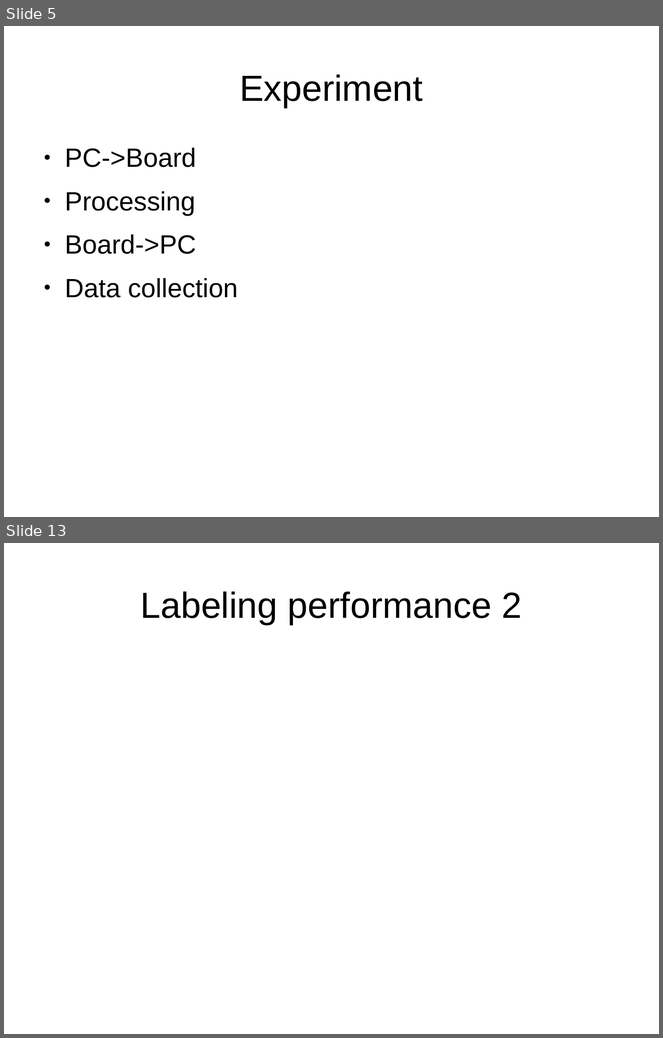
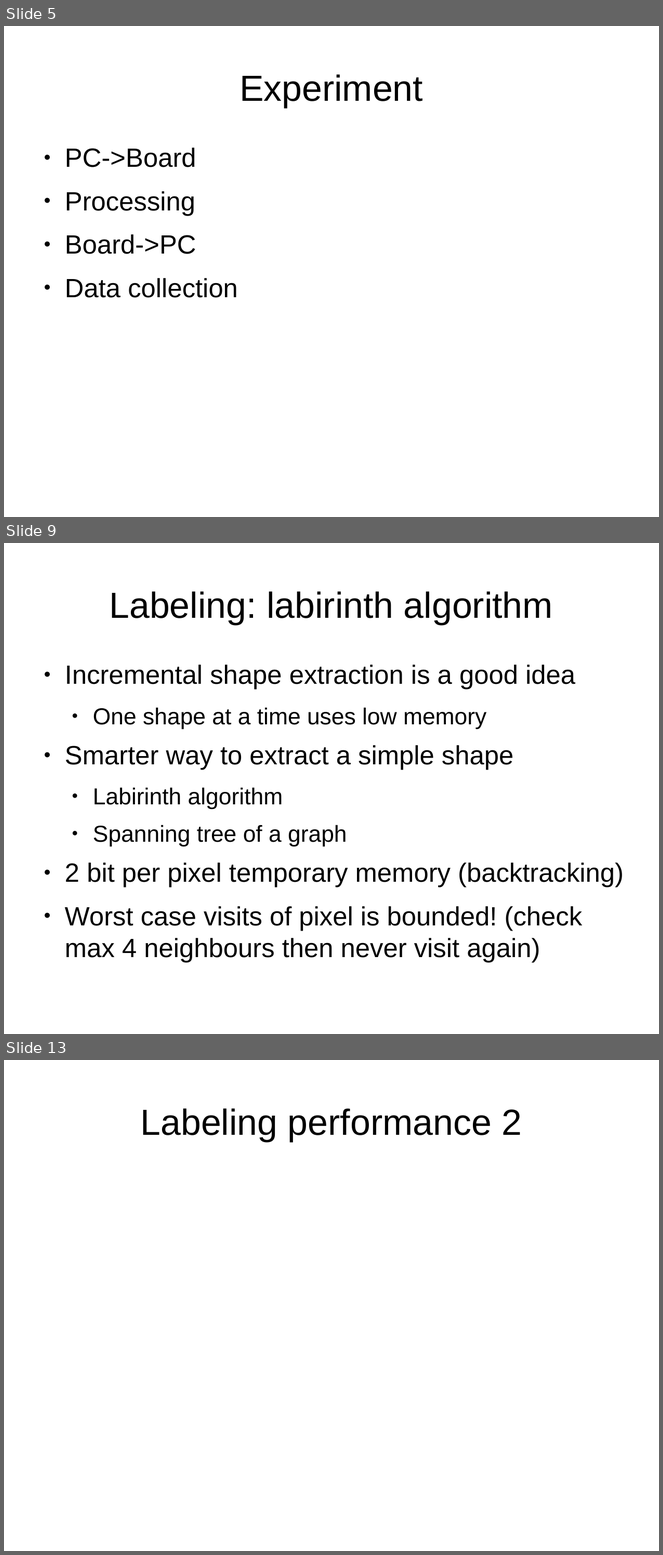
Before and after one commit to 0Chuzz/SNproject, a slide deck: slides.odp. Shown one above the other, each under a label of ours: slides 5 and 13 before the commit, slides 5, 9 and 13 after it; the slides between them are not shown. The pictures are 663x1038 and 663x1555 pixels, drawn with LibreOffice and Linux fonts; fonts in the diff are those of the drawing. Boxes give left, top, right and bottom in pixels: in the first picture for what was removed or moved away, otherwise in the second. Text is boxed around its words. In the diff, an @@ line names an element or a change of style, - is before the commit and + after.

Commit message:
labeling slides

```diff
--- a/slides.odp
+++ b/slides.odp
@@ slide 9 added at [4,543,659,1034], background #FFFFFF @@
@@ title added at [109,591,553,625], 44 pt, text #000000 @@
+Labeling: labirinth algorithm
@@ text added at [65,665,624,963], 32 pt, text #000000 @@
+● Incremental shape extraction is a good idea
+  ● One shape at a time uses low memory
+● Smarter way to extract a simple shape
+  ● Labirinth algorithm
+  ● Spanning tree of a graph
+● 2 bit per pixel temporary memory (backtracking)
+● Worst case visits of pixel is bounded! (check max 4 neighbours then never visit again)
```
Also in this commit, not shown: 6 slides changed, 2 other slides added, 3 slides removed.
